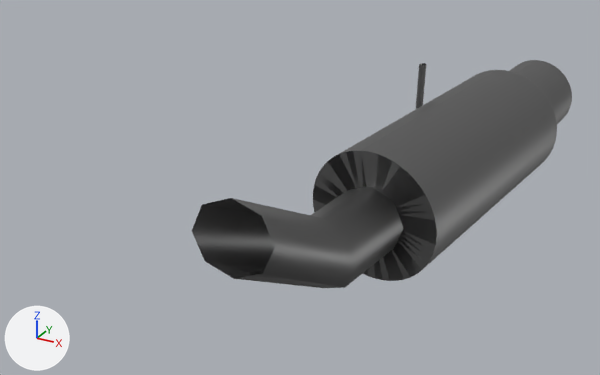
The glTF model content/cars/nissan_rs13/exhaust_hks.glb: old version first, new version second.
The view is the same before and after, from a camera (50 mm lens) standing at (0.813, 0.862, 0.484) and looking at (0.339, 1.723, 0.054). The lights are fixed; the arrows at lower left show +X, +Y and +Z. Where no turn or scale is listed for an object, it has been applied to the vertices. Vertices at the same position are counted once.

Names of what the first picture shows: 'Exhaust'.
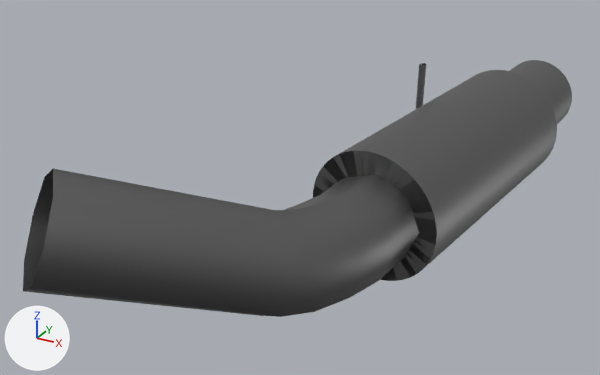
Commit message: Fix of incoming pipe of exhaust_hks

Where the newer file only moved an object's origin or applied its transform, the numbers keep the older frame.

Location of each change, [x1, y1, x2, y2] in pixels of the pictures (600 x 375 px):
'Exhaust', reshaped (44% wider, 13% taller): before [192, 60, 572, 288]; after [23, 60, 572, 317]
part 1 of me_exhaust, added: after [23, 169, 419, 317]
part 2 of me_exhaust, deleted: before [192, 186, 403, 288]

The change, as a list of edits to the scene's bpy script:
```text
Change me_exhaust:
    used by ob_exhaust; location = (0.0, 0.0, 0.0)
    remove me_exhaust.from_pydata(...)  # 948 vertices, 1745 faces; spans x 0.363..0.584, y 1.457..2.234, z -0.035..0.175
    add me_exhaust.from_pydata(...)  # 980 vertices, 1809 faces; spans x 0.222..0.584, y 1.308..2.234, z -0.035..0.194
    me_exhaust part 1: a new loose piece of 56 vertices spanning x 0.222..0.543, y 1.308..1.781, z -0.016..0.194, in mat_chrome
    me_exhaust part 2
    24 vertices are removed from x 0.363..0.511, y 1.457..1.788, z -0.004..0.158
    32 faces are deleted
```
